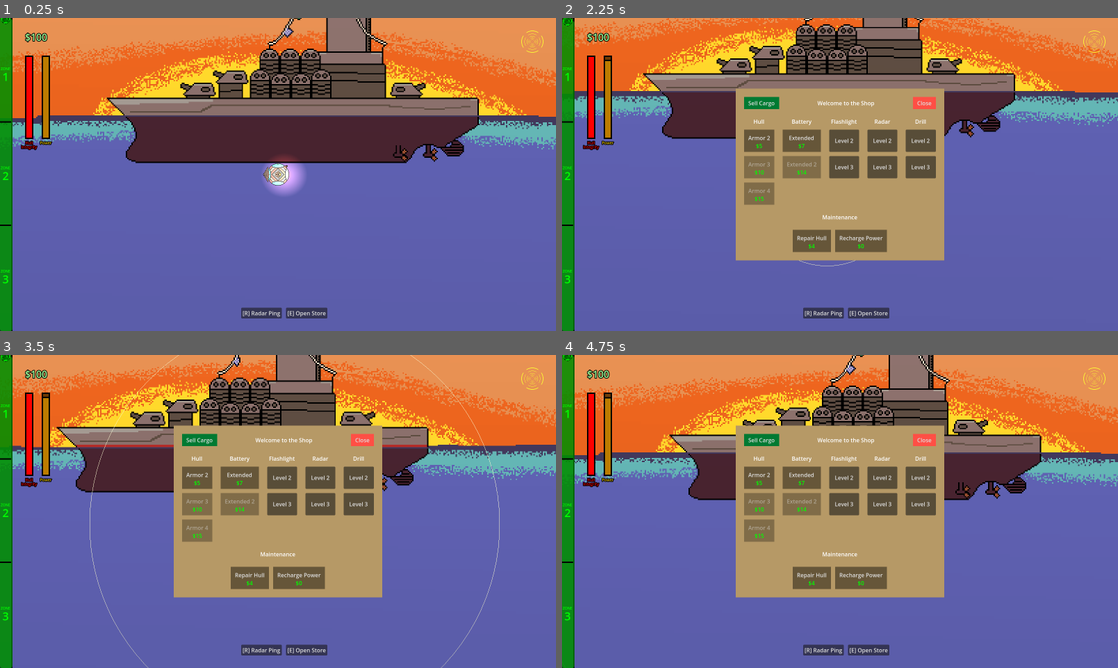
Above: before the commit, frames 1-4 (two rows, left to right).
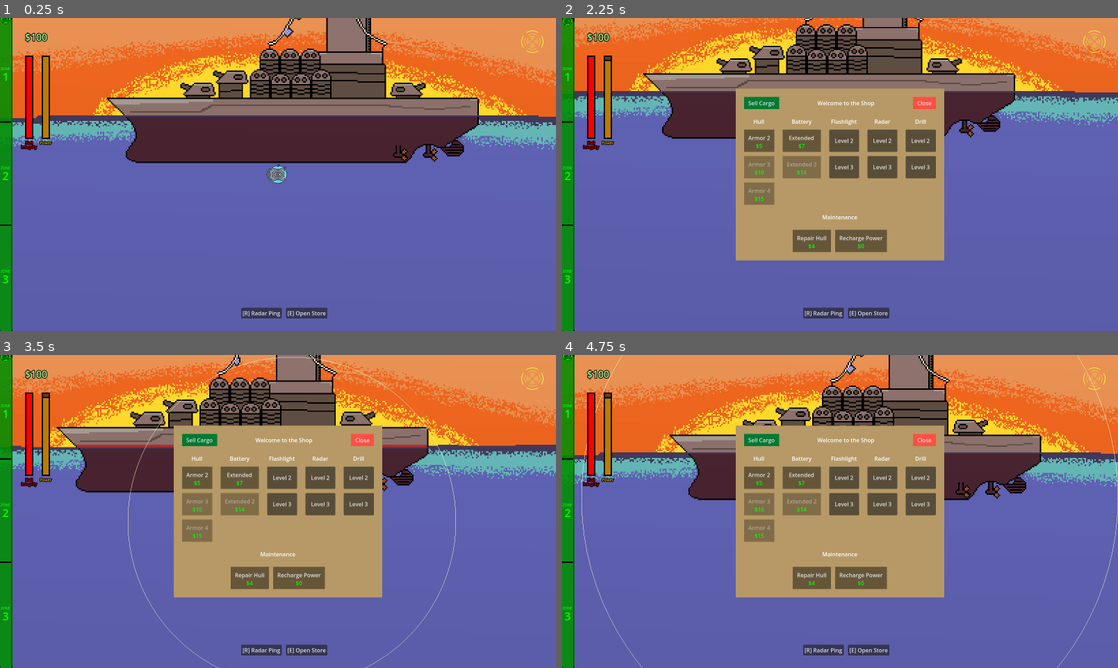
Above: after the commit, the same moments.

Repository: deruitda/ludum-dare-57
Game: Godot game, scene res://scenes/main.tscn
Two runs of this game, one before a commit and one after it. Both use one fixed random seed, a clock stepped at 60 frames per second and the inputs below.
Inputs:
- Up to frame 1 (0.25 s): no input
- Up to frame 2 (2.25 s): tap Enter at 0.5 s; hold D (move_right) 0.53-1.28 s; tap R at 0.6 s; hold S (move_down) 1.28-2.03 s; tap E at 1.35 s; hold D (move_right) from 2.03 s (still down); tap F at 2.1 s
- Up to frame 3 (3.5 s): release D (move_right) at 2.78 s; hold W (move_up) from 2.78 s (still down); tap R at 2.85 s
- Up to frame 4 (4.75 s): release W (move_up) at 3.53 s; hold A (move_left) from 3.53 s (still down); tap E at 3.6 s; tap F at 4.35 s

The runs differ from the first frame. In frame 1, 0.7% of the frame differs, in the area x 47-55%, y 44-57%; in frame 2, less than 0.1%; in frame 3, 0.7%, in the area x 16-90%, y 0-100%; in frame 4, 0.3%.

Commit message:
fixed drilling again

Diff:
--- a/scenes/core/velocity_component.gd
+++ b/scenes/core/velocity_component.gd
@@ -39,14 +39,3 @@
 
 	character_body.velocity = velocity
 	character_body.move_and_slide()
-
-func apply_collision(collision_direction: Vector2):
-	if collision_direction.x > 0 and velocity.x > 0:
-		velocity.x = 0
-	elif collision_direction.x < 0 and velocity.x < 0:
-		velocity.x = 0
-
-	if collision_direction.y > 0 and velocity.y > 0:
-		velocity.y = 0
-	elif collision_direction.y < 0 and velocity.y < 0:
-		velocity.y = 0
--- a/scenes/submarine/submarine.tscn
+++ b/scenes/submarine/submarine.tscn
@@ -10,22 +10,14 @@
 [ext_resource type="Script" uid="uid://cut54ox6u58st" path="res://scenes/submarine/ray_cast_collider.gd" id="7_qooq6"]
 [ext_resource type="PackedScene" uid="uid://pec3axhf51j6" path="res://scenes/submarine/hull.tscn" id="8_myfyj"]
 [ext_resource type="PackedScene" uid="uid://c4my6omyv1qkl" path="res://scenes/submarine/battery/battery.tscn" id="9_roe7p"]
-[ext_resource type="PackedScene" uid="uid://chdm7yhy0aeyf" path="res://scenes/submarine/flashlight/flashlight.tscn" id="11_8xtpu"]
-[ext_resource type="Script" uid="uid://b6lu3wcrtuet7" path="res://scenes/submarine/move_to_center_component.gd" id="12_wr4gp"]
+[ext_resource type="Script" uid="uid://b6lu3wcrtuet7" path="res://scenes/submarine/move_to_center_component.gd" id="11_8xtpu"]
+[ext_resource type="PackedScene" uid="uid://chdm7yhy0aeyf" path="res://scenes/submarine/flashlight/flashlight.tscn" id="12_wr4gp"]
 
 [sub_resource type="CircleShape2D" id="CircleShape2D_77ovh"]
 radius = 27.0185
 
-[sub_resource type="Gradient" id="Gradient_8xtpu"]
-colors = PackedColorArray(1, 1, 1, 1, 0, 0, 0, 1)
-
-[sub_resource type="GradientTexture2D" id="GradientTexture2D_wr4gp"]
-gradient = SubResource("Gradient_8xtpu")
-fill = 1
-fill_from = Vector2(0.51567, 0.527066)
-fill_to = Vector2(0.831909, 0.245014)
-
 [node name="sub_body" type="CharacterBody2D" node_paths=PackedStringArray("move_to_center_component", "velocity_component", "edge_detector", "hull", "drill")]
+scale = Vector2(0.8, 0.8)
 collision_mask = 218
 script = ExtResource("2_tnxgy")
 move_to_center_component = NodePath("MoveToCenterComponent")
@@ -43,8 +35,8 @@
 [node name="Submarine" type="Node2D" parent="."]
 
 [node name="Radar" parent="." node_paths=PackedStringArray("battery") instance=ExtResource("3_77ovh")]
-position = Vector2(37, -48)
-rotation = 0.509362
+position = Vector2(35, -50)
+rotation = 0.396715
 battery = NodePath("../Battery")
 
 [node name="VelocityComponent" parent="." instance=ExtResource("6_efdjn")]
@@ -89,29 +81,18 @@
 
 [node name="Battery" parent="." instance=ExtResource("9_roe7p")]
 
-[node name="Flashlight" parent="." node_paths=PackedStringArray("battery") instance=ExtResource("11_8xtpu")]
-position = Vector2(0, -42)
-scale = Vector2(0.402774, 0.406502)
+[node name="MoveToCenterComponent" type="Node" parent="." node_paths=PackedStringArray("move_to_center_countdown_timer")]
+script = ExtResource("11_8xtpu")
+move_to_center_speed = 200
+move_to_center_velocity_threshold = 0.02
+move_to_center_countdown_timer = NodePath("MoveToCenterCountdownTimer")
+
+[node name="MoveToCenterCountdownTimer" type="Timer" parent="MoveToCenterComponent"]
+wait_time = 0.3
+one_shot = true
+
+[node name="Flashlight" parent="." node_paths=PackedStringArray("battery") instance=ExtResource("12_wr4gp")]
+position = Vector2(1.25, -60)
 battery = NodePath("../Battery")
 
-[node name="JetLight" type="PointLight2D" parent="."]
-position = Vector2(15, -2)
-scale = Vector2(2.54075, 2.418)
-color = Color(0.775884, 0.381681, 0.210567, 1)
-energy = 2.73
-texture = SubResource("GradientTexture2D_wr4gp")
-
-[node name="MoveToCenterComponent" type="Node" parent="." node_paths=PackedStringArray("move_to_center_countdown_timer")]
-script = ExtResource("12_wr4gp")
-move_to_center_speed = 200
-move_to_center_velocity_threshold = 0.02
-move_to_center_countdown_timer = NodePath("MoveToCenterComponentTimer")
-metadata/_custom_type_script = "uid://b6lu3wcrtuet7"
-
-[node name="MoveToCenterComponentTimer" type="Timer" parent="MoveToCenterComponent"]
-wait_time = 0.8
-
-[connection signal="on_collision" from="EdgeDetector/LeftRayCast2D" to="." method="_on_left_ray_cast_2d_on_collision"]
-[connection signal="on_collision" from="EdgeDetector/RightRayCast2D" to="." method="_on_right_ray_cast_2d_on_collision"]
-[connection signal="on_collision" from="EdgeDetector/UpRayCast2D" to="." method="_on_up_ray_cast_2d_on_collision"]
-[connection signal="on_collision" from="EdgeDetector/DownRayCast2D" to="." method="_on_down_ray_cast_2d_on_collision"]
+[connection signal="timeout" from="MoveToCenterComponent/MoveToCenterCountdownTimer" to="MoveToCenterComponent" method="_on_move_to_center_countdown_timer_timeout"]
--- a/scenes/submarine/submarine_body.gd
+++ b/scenes/submarine/submarine_body.gd
@@ -34,10 +34,9 @@
 		var edge_directions: Array[Vector2] = edge_detector.get_edge_directions()
 		for edge_direction in edge_directions:
 			velocity_component.set_collision_direction(edge_direction)
+
 			if edge_directions.size() > 0:
-				print("edge directions")
 				move_to_center_component.set_must_move_to_center()
-
 		move_to_center_component.set_current_input_direction(direction_input)
 
 	hull.update_depth(current_depth, delta)
@@ -55,7 +54,8 @@
 	velocity_component.do_character_move(self)
 
 func modulate_jet_light():
-	var current_energy = jet_light.energy
+	pass
+	#var current_energy = jet_light.energy
 
 func apply_rotation() -> void:
 	var normal_x = direction_input.x
@@ -94,19 +94,3 @@
 
 func _on_drilling_aborted() -> void:
 	pass
-
-func _on_down_ray_cast_2d_on_collision() -> void:
-	velocity_component.apply_collision(Vector2.DOWN)
-	pass # Replace with function body.
-
-func _on_left_ray_cast_2d_on_collision() -> void:
-	velocity_component.apply_collision(Vector2.LEFT)
-	pass # Replace with function body.
-
-func _on_right_ray_cast_2d_on_collision() -> void:
-	velocity_component.apply_collision(Vector2.RIGHT)
-	pass # Replace with function body.
-
-func _on_up_ray_cast_2d_on_collision() -> void:
-	velocity_component.apply_collision(Vector2.UP)
-	pass # Replace with function body.
Not shown: 1 places in scenes/submarine/submarine.tscn that only renumber resources
